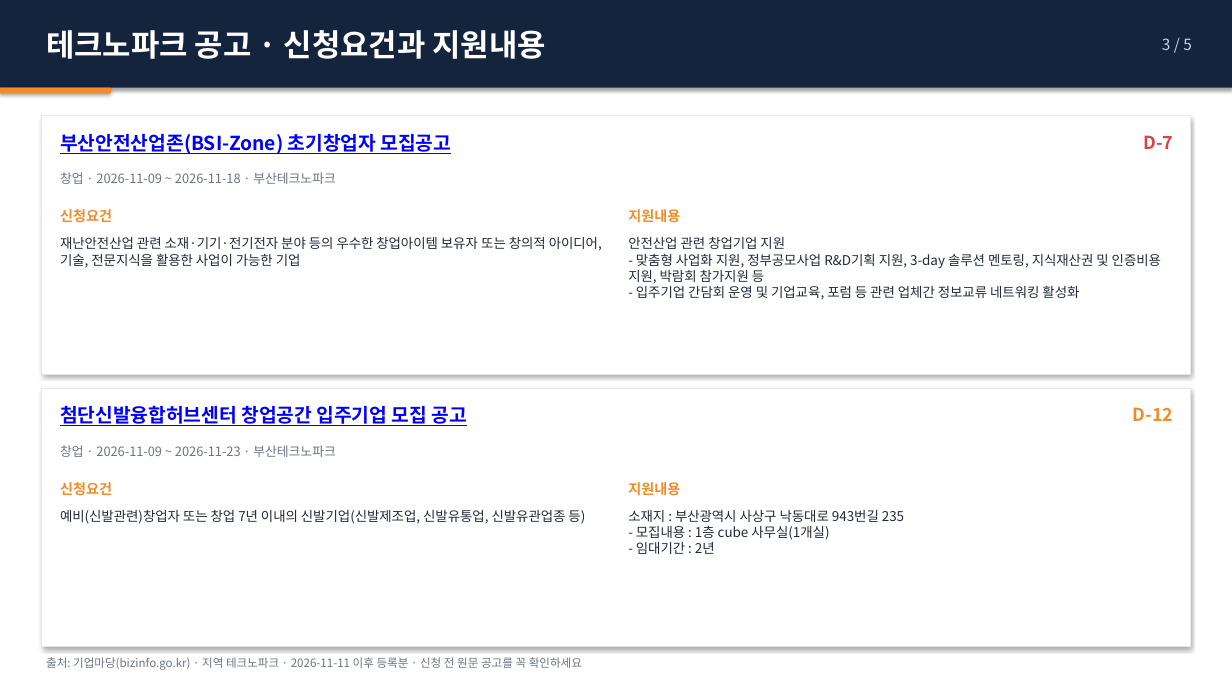
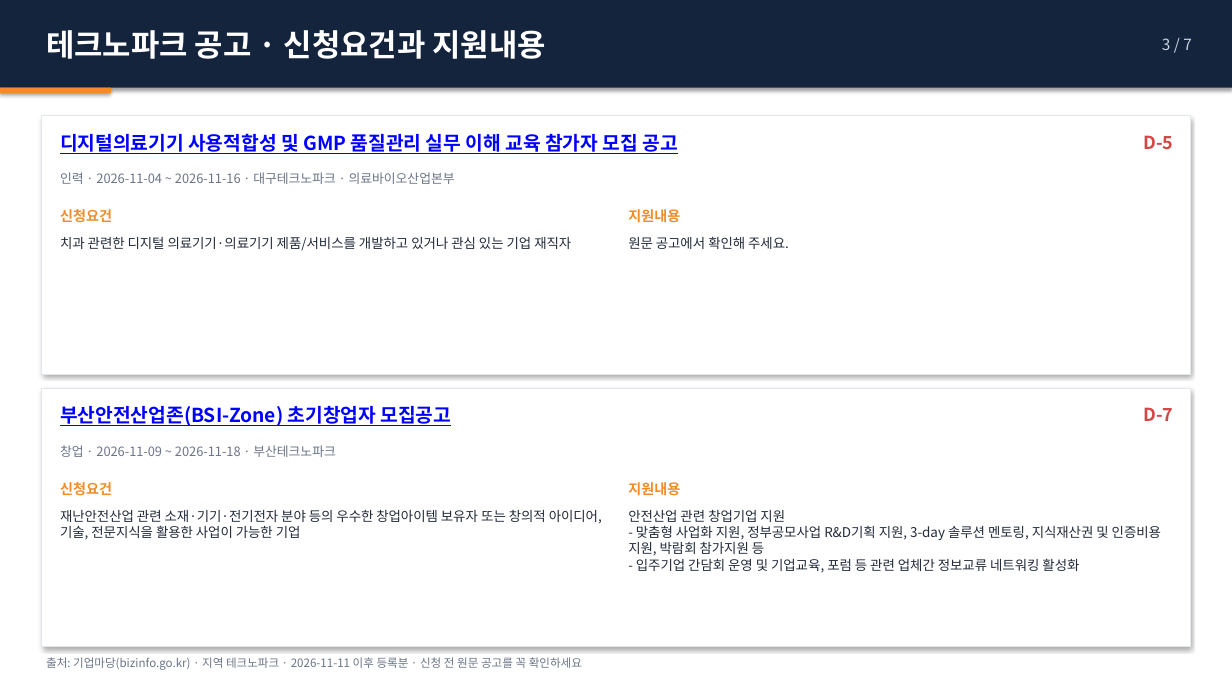
Before and after one commit to juddmank/helprnd.com, a slide deck: slide 12 of site/briefings/2026-11-11_지원사업공고.pptx (slide 11 before the commit). Drawn at 1232x693 pixels with LibreOffice and Linux fonts; fonts in the diff are those of the drawing. Boxes give left, top, right and bottom in pixels: in the first picture for what was removed or moved away, otherwise in the second. Text is boxed around its words. In the diff, an @@ line names an element or a change of style, - is before the commit and + after.

```diff
--- a/site/briefings/2026-11-11_지원사업공고.pptx
+++ b/site/briefings/2026-11-11_지원사업공고.pptx
@@ text at [1162,38,1192,50]: text changed @@
-3 / 5
+3 / 7
@@ text at [60,133,677,154]: text changed @@
-부산안전산업존(BSI-Zone) 초기창업자 모집공고
+디지털의료기기 사용적합성 및 GMP 품질관리 실무 이해 교육 참가자 모집 공고
@@ text at [1143,135,1173,149]: text changed @@
-D-7
+D-5
@@ text at [60,172,455,184]: text changed @@
-창업 · 2026-11-09 ~ 2026-11-18 · 부산테크노파크
+인력 · 2026-11-04 ~ 2026-11-16 · 대구테크노파크 · 의료바이오산업본부
@@ text at [60,237,571,251]: text changed @@
-재난안전산업 관련 소재·기기·전기전자 분야 등의 우수한 창업아이템 보유자 또는 창의적 아이디어, 기술, 전문지식을 활용한 사업이 가능한 기업
+치과 관련한 디지털 의료기기·의료기기 제품/서비스를 개발하고 있거나 관심 있는 기업 재직자
@@ text at [628,236,789,249]: text changed @@
-안전산업 관련 창업기업 지원
-- 맞춤형 사업화 지원, 정부공모사업 R&D기획 지원, 3-day 솔루션 멘토링, 지식재산권 및 인증비용 지원, 박람회 참가지원 등
-- 입주기업 간담회 운영 및 기업교육, 포럼 등 관련 업체간 정보교류 네트워킹 활성화
+원문 공고에서 확인해 주세요.
@@ text at [60,406,452,426]: text changed @@
-첨단신발융합허브센터 창업공간 입주기업 모집 공고
+부산안전산업존(BSI-Zone) 초기창업자 모집공고
@@ text at [1143,407,1173,421]: text changed; text colour #F28C28 to #D64545 @@
-D-12
+D-7
@@ text at [60,445,335,457]: text changed @@
-창업 · 2026-11-09 ~ 2026-11-23 · 부산테크노파크
+창업 · 2026-11-09 ~ 2026-11-18 · 부산테크노파크
@@ text at [60,510,602,540]: text changed @@
-예비(신발관련)창업자 또는 창업 7년 이내의 신발기업(신발제조업, 신발유통업, 신발유관업종 등)
+재난안전산업 관련 소재·기기·전기전자 분야 등의 우수한 창업아이템 보유자 또는 창의적 아이디어, 기술, 전문지식을 활용한 사업이 가능한 기업
@@ text at [628,510,1161,573]: text changed @@
-소재지 : 부산광역시 사상구 낙동대로 943번길 235
-- 모집내용 : 1층 cube 사무실(1개실)
-- 임대기간 : 2년
+안전산업 관련 창업기업 지원
+- 맞춤형 사업화 지원, 정부공모사업 R&D기획 지원, 3-day 솔루션 멘토링, 지식재산권 및 인증비용 지원, 박람회 참가지원 등
+- 입주기업 간담회 운영 및 기업교육, 포럼 등 관련 업체간 정보교류 네트워킹 활성화
```
Also in this commit, not shown: 8 other slides changed, 3 slides added, 6 other files.
